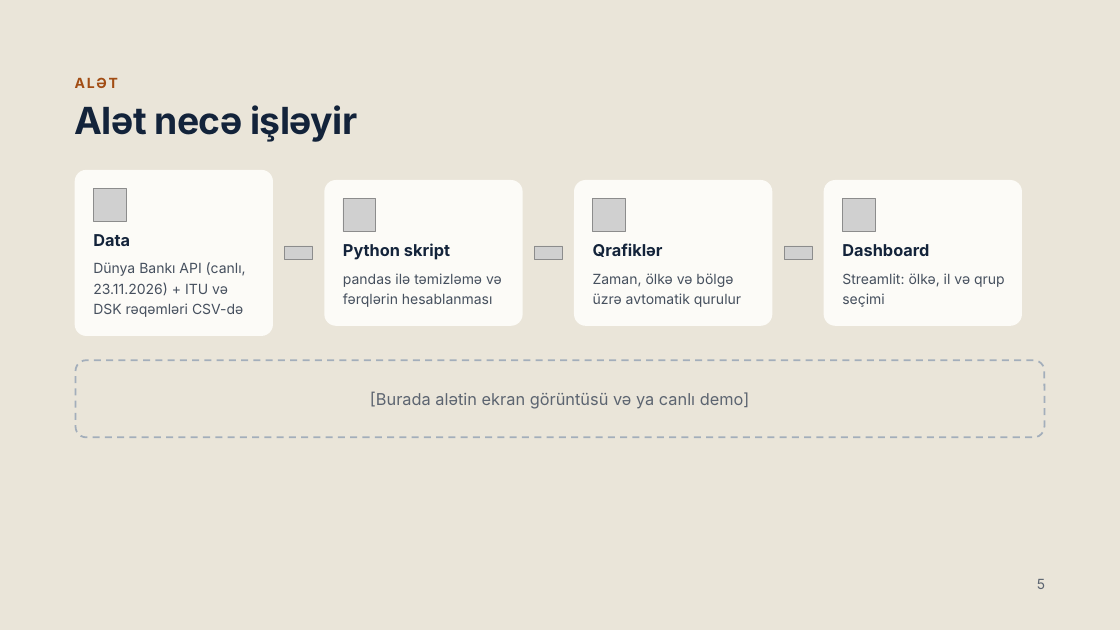
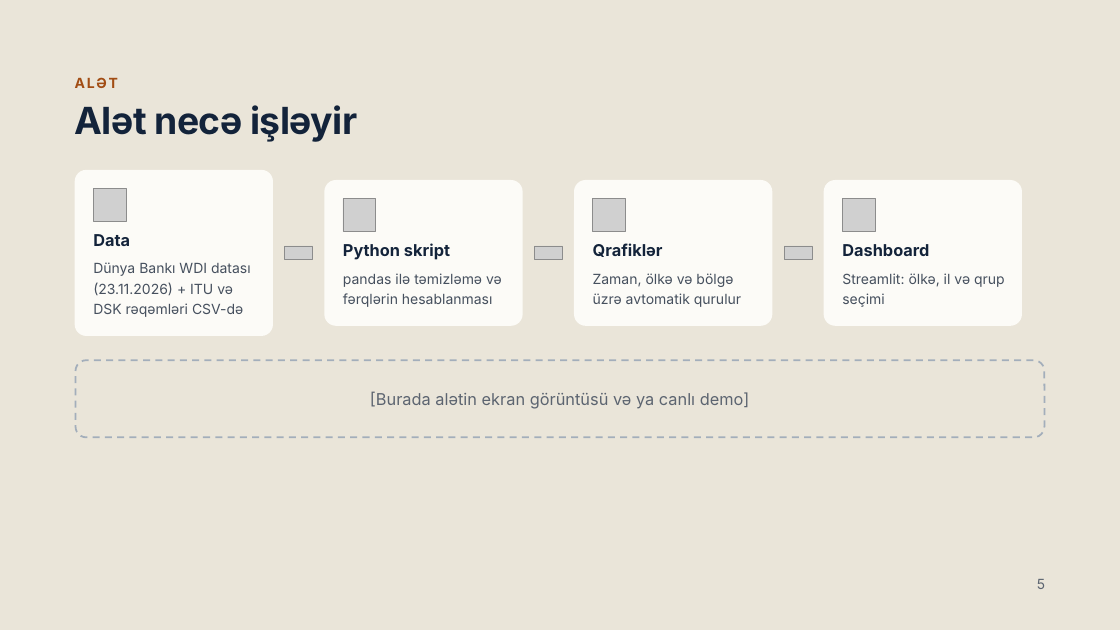
Before and after one commit to faganvaliyev/lesson, a slide deck: slide 5 of Rəqəmsal uçurum və əmək bazarı.pptx. Drawn at 1120x630 pixels with LibreOffice and Linux fonts; fonts in the diff are those of the drawing; grey boxes stand for pictures. Boxes give left, top, right and bottom in pixels: in the first picture for what was removed or moved away, otherwise in the second. Text is boxed around its words. In the diff, an @@ line names an element or a change of style, - is before the commit and + after.

```diff
--- a/Rəqəmsal uçurum və əmək bazarı.pptx
+++ b/Rəqəmsal uçurum və əmək bazarı.pptx
@@ text at [93, 262, 251, 317]: text changed @@
-Dünya Bankı API (canlı, 23.11.2026) + ITU və DSK rəqəmləri CSV-də
+Dünya Bankı WDI datası (23.11.2026) + ITU və DSK rəqəmləri CSV-də
```
Also in this commit, not shown: 3 other files.
